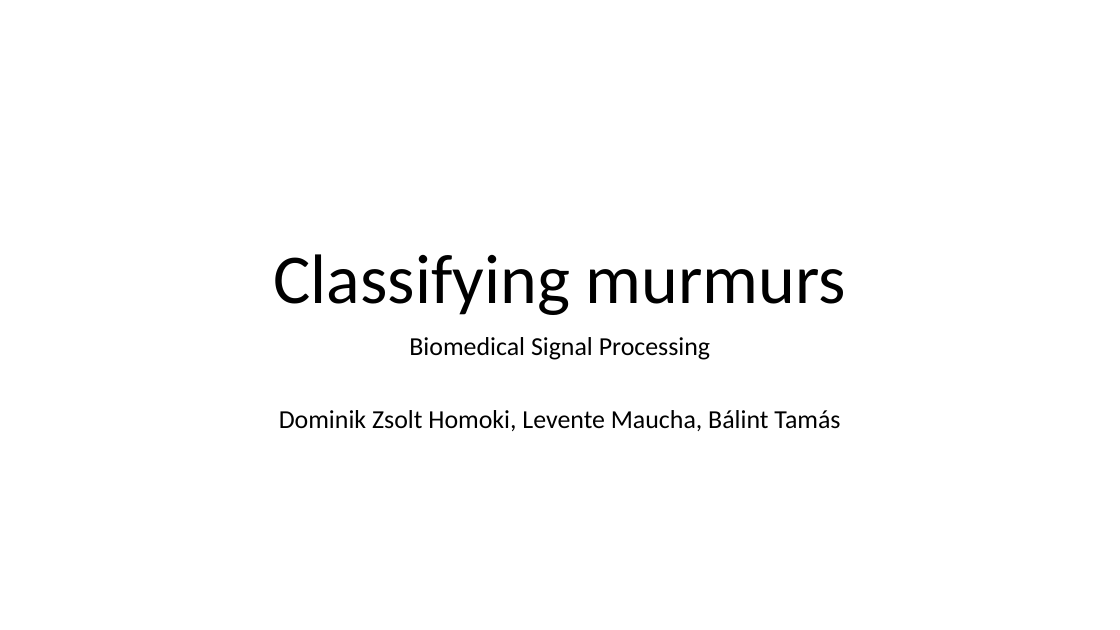
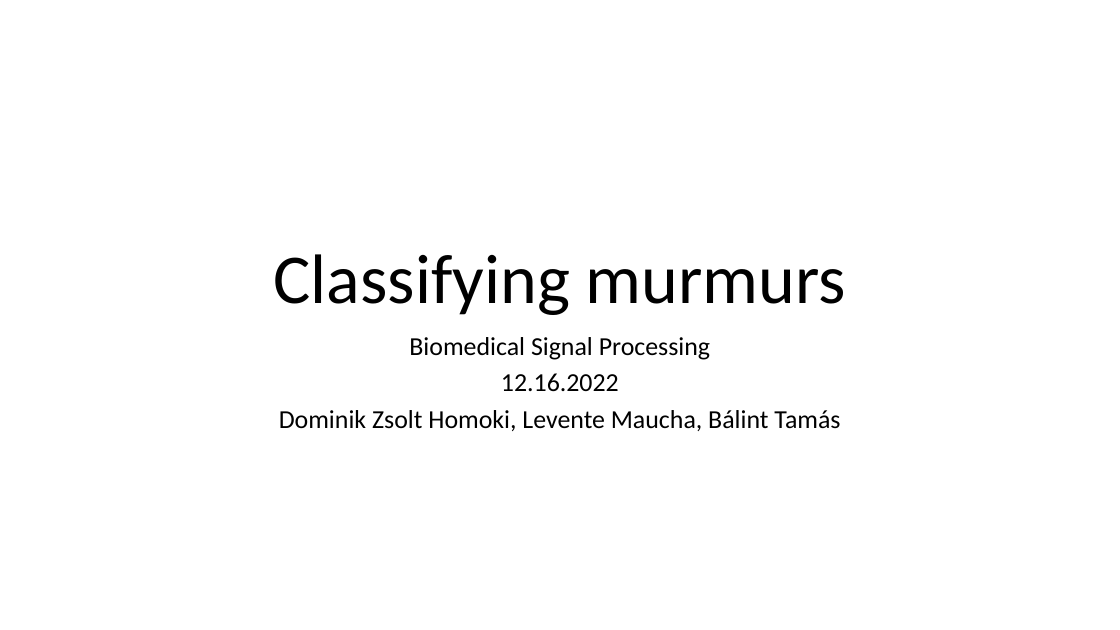
Before and after one commit to mokka03/BSP_project, a slide deck: slide 1 of BSPLab1_C.pptx. Drawn at 1120x630 pixels with LibreOffice and Linux fonts; fonts in the diff are those of the drawing. Boxes give left, top, right and bottom in pixels: in the first picture for what was removed or moved away, otherwise in the second. Text is boxed around its words. In the diff, an @@ line names an element or a change of style, - is before the commit and + after.

Commit message:
ppt

```diff
--- a/BSPLab1_C.pptx
+++ b/BSPLab1_C.pptx
@@ subtitle at bbox=[501, 373, 619, 392]: paragraph added @@
+12.16.2022
```
Also in this commit, not shown: 1 slide added, 1 slide removed.
